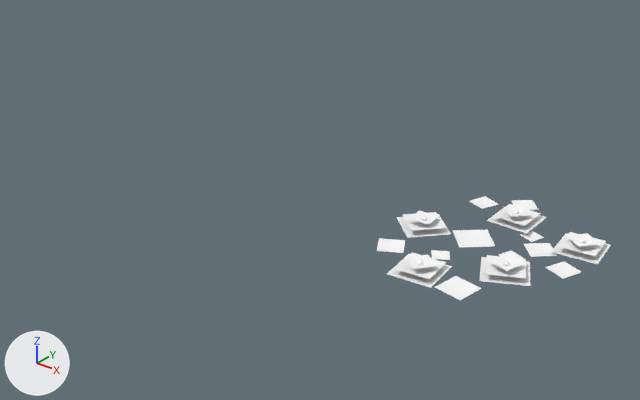
The FBX model Assets/Graphic/Detail/OBJ_Foliage_WeedsBloom.fbx as it was, and as the next commit left it.
One viewpoint serves both versions: a 50 mm camera at (0.0763, -0.0921, 0.0295) aimed at (0.0366, -0.0425, -0.0013). Arrows for +X, +Y and +Z are at lower left; the lights stay in place. Where no turn or scale is listed for an object, it has been applied to the vertices.

The first picture shows 'weed_bloom7'.
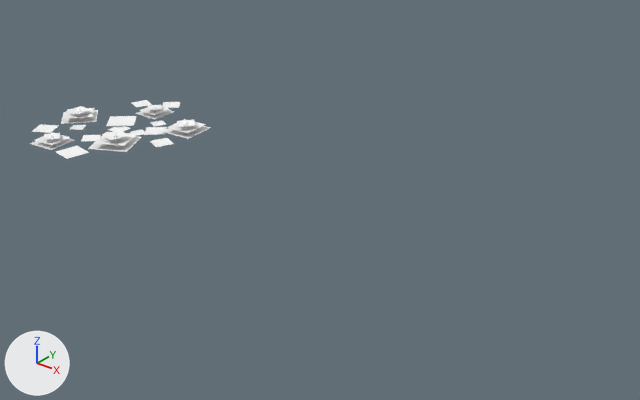
Diff of the bpy script that builds the scene:
```diff
--- a/Assets/Graphic/Detail/OBJ_Foliage_WeedsBloom.fbx.py
+++ b/Assets/Graphic/Detail/OBJ_Foliage_WeedsBloom.fbx.py
@@ me_mesh @@
-me_mesh.from_pydata(...)  # 425 vertices, 390 faces; spans x -0.007..0.007, y -0.0078..0.0083, z -0.0006..0.0006
+me_mesh.from_pydata(...)  # 435 vertices, 398 faces; spans x -0.007..0.007, y -0.0079..0.0079, z -0.0001..0.0013
+# me_mesh part 1: the loose piece of 5 vertices spanning x -0.002..0.0003, y 0.0059..0.0083, z -0.0005..-0.0003 is moved by (0.0, -0.0004, 0.0006)
+# me_mesh part 2: the loose piece of 5 vertices spanning x 0.001..0.0025, y 0.0023..0.0039, z -0.0005..-0.0003 is moved by (0.0, -0.0004, 0.0006)
+# me_mesh part 3: the loose piece of 5 vertices spanning x -0.0045..-0.0025, y 0.0046..0.0067, z -0.0005..-0.0003 is moved by (0.0, -0.0004, 0.0006)
+# me_mesh part 4: the loose piece of 5 vertices spanning x -0.003..0.0005, y -0.0016..0.0019, z -0.0005..-0.0003 is moved by (0.0, 0.0008, 0.0006)
+# me_mesh part 5: the loose piece of 5 vertices spanning x -0.0014..0.0011, y 0.0032..0.0057, z -0.0001..0.0002 is moved by (0.0, -0.0004, 0.0003)
+# me_mesh part 6: the loose piece of 5 vertices spanning x -0.0017..0.0015, y 0.0028..0.006, z -0.0005..-0.0001 is scaled about its middle by 0.66, then moved by (0.0, -0.0004, 0.001)
+# me_mesh part 7: the loose piece of 5 vertices spanning x -0.0013..0.0009, y 0.0033..0.0055, z 0.0003..0.0005 is scaled about its middle by 0.826, then moved by (0.0, -0.0004, 0.0006)
+# me_mesh part 8: the loose piece of 5 vertices spanning x -0.007..-0.0026, y -0.0029..0.0016, z -0.0005..-0.0001 is moved by (0.0, -0.0004, 0.0006)
+# me_mesh part 9: the loose piece of 5 vertices spanning x -0.0066..-0.0031, y -0.0024..0.0012, z -0.0001..0.0002 is moved by (0.0, -0.0004, 0.0006)
+# me_mesh part 10: the loose piece of 5 vertices spanning x -0.0057..-0.004, y -0.0014..0.0003, z 0.0003..0.0005 is moved by (0.0, -0.0004, 0.0006)
+# me_mesh part 11: the loose piece of 5 vertices spanning x 0.001..0.0044, y -0.0044..-0.001, z -0.0001..0.0002 is scaled about its middle by 1.4, then moved by (0.0, -0.0004, 0.0002)
+# me_mesh part 12: the loose piece of 5 vertices spanning x 0.0006..0.0049, y -0.0048..-0.0006, z -0.0005..-0.0001 is scaled about its middle by 0.893, then moved by (0.0, -0.0003, 0.001)
+# me_mesh part 13: the loose piece of 5 vertices spanning x 0.0018..0.0037, y -0.0036..-0.0017, z 0.0003..0.0005 is scaled about its middle by 1.12, then moved by (0.0, -0.0004, 0.0007)
+# me_mesh part 14: the loose piece of 5 vertices spanning x -0.003..-0.0002, y -0.0074..-0.0046, z -0.0001..0.0002 is scaled about its middle by 1.07, then moved by (0.0, -0.0004, 0.0003)
+# me_mesh part 15: the loose piece of 5 vertices spanning x -0.0034..0.0001, y -0.0078..-0.0043, z -0.0005..-0.0001 is scaled about its middle by 0.684, then moved by (0.0, -0.0003, 0.001)
+# me_mesh part 16: the loose piece of 5 vertices spanning x -0.0027..-0.0005, y -0.0071..-0.0049, z 0.0003..0.0005 is scaled about its middle by 0.857, then moved by (0.0, -0.0004, 0.0006)
+# me_mesh part 17: the loose piece of 5 vertices spanning x 0.0036..0.007, y 0.0015..0.0049, z -0.0005..-0.0001 is moved by (0.0, -0.0004, 0.0006)
+# me_mesh part 18: the loose piece of 5 vertices spanning x 0.0039..0.0067, y 0.0019..0.0046, z -0.0001..0.0002 is moved by (0.0, -0.0004, 0.0006)
+# me_mesh part 19: the loose piece of 5 vertices spanning x 0.0042..0.0064, y 0.0022..0.0044, z 0.0003..0.0005 is moved by (0.0, -0.0004, 0.0006)
+# me_mesh part 20: the loose piece of 5 vertices spanning x 0.0044..0.0065, y -0.0009..0.0012, z -0.0005..-0.0003 is moved by (0.0, -0.0004, 0.0006)
+# me_mesh part 21: the loose piece of 5 vertices spanning x 0.0012..0.0027, y -0.0012..0.0004, z -0.0005..-0.0003 is deleted
+# me_mesh part 22: the loose piece of 5 vertices spanning x 0.0018..0.0044, y 0.0002..0.0028, z -0.0005..-0.0003 is deleted
+# me_mesh part 23: the loose piece of 5 vertices spanning x 0.0001..0.0025, y -0.0074..-0.005, z -0.0005..-0.0003 is deleted
+# me_mesh part 24: the loose piece of 5 vertices spanning x -0.0063..-0.0038, y -0.0055..-0.003, z -0.0005..-0.0003 is deleted
+# me_mesh part 25: the loose piece of 5 vertices spanning x -0.0026..-0.001, y -0.004..-0.0023, z -0.0005..-0.0003 is deleted
+# me_mesh part 26: 35 vertices added at x -0.0063..0.0044, y -0.0078..0.0024, z 0.0001..0.0004
 me_mesh.materials.append(mat_weed_bloom)
@@ ob_weed_bloom7 @@
 ob_weed_bloom7 = bpy.data.objects.new('weed_bloom7', me_mesh)
-ob_weed_bloom7.location = (0.05194, -0.04332, 0.00056)
+ob_weed_bloom7.location = (0.01526, -0.04444, 0.0)
```

Changed parts and their boxes (x1, y1, x2, y2) in the pictures (640 x 400 px; the box of a moved part takes in the faces that stretch with it):
'weed_bloom7', reshaped, moved (23% narrower, 43% shorter)
    before: (377, 196, 611, 300)
    after: (30, 100, 210, 159)
part 1 of me_mesh, moved or reshaped
    before: (511, 200, 539, 210)
    after: (162, 102, 180, 108)
part 2 of me_mesh, moved or reshaped
    before: (520, 231, 544, 242)
    after: (150, 120, 166, 127)
part 3 of me_mesh, moved or reshaped
    before: (470, 196, 498, 209)
    after: (131, 100, 152, 107)
part 4 of me_mesh, moved or reshaped
    before: (453, 229, 495, 248)
    after: (106, 116, 137, 126)
part 5 of me_mesh, moved or reshaped
    before: (493, 204, 541, 226)
    after: (136, 110, 174, 119)
part 6 of me_mesh, moved or reshaped
    before: (487, 215, 547, 233)
    after: (139, 104, 169, 115)
part 7 of me_mesh, moved or reshaped
    before: (504, 206, 531, 216)
    after: (147, 105, 162, 110)
part 8 of me_mesh, moved or reshaped
    before: (396, 214, 451, 238)
    after: (61, 110, 98, 124)
part 9 of me_mesh, moved or reshaped
    before: (403, 212, 446, 231)
    after: (65, 108, 94, 119)
part 10 of me_mesh, moved or reshaped
    before: (409, 211, 439, 224)
    after: (68, 106, 91, 114)
part 11 of me_mesh, moved or reshaped
    before: (486, 255, 526, 278)
    after: (88, 136, 141, 152)
part 12 of me_mesh, moved or reshaped
    before: (479, 257, 530, 286)
    after: (94, 132, 136, 146)
part 13 of me_mesh, moved or reshaped
    before: (490, 254, 523, 271)
    after: (102, 130, 128, 140)
part 14 of me_mesh, moved or reshaped
    before: (394, 253, 446, 279)
    after: (30, 138, 74, 150)
part 15 of me_mesh, moved or reshaped
    before: (387, 254, 452, 288)
    after: (35, 135, 70, 145)
part 16 of me_mesh, moved or reshaped
    before: (405, 254, 436, 269)
    after: (44, 133, 60, 139)
part 17 of me_mesh, moved or reshaped
    before: (551, 233, 611, 264)
    after: (161, 126, 210, 139)
part 18 of me_mesh, moved or reshaped
    before: (558, 232, 606, 256)
    after: (167, 119, 206, 133)
part 19 of me_mesh, moved or reshaped
    before: (567, 233, 599, 247)
    after: (177, 119, 196, 127)
part 20 of me_mesh, moved or reshaped
    before: (545, 261, 581, 279)
    after: (150, 138, 174, 147)
part 21 of me_mesh, deleted
    before: (498, 250, 523, 258)
part 22 of me_mesh, deleted
    before: (524, 243, 557, 257)
part 23 of me_mesh, deleted
    before: (435, 276, 481, 300)
part 24 of me_mesh, deleted
    before: (377, 238, 405, 253)
